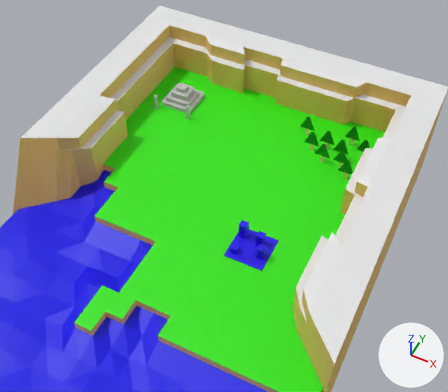
A saved change to the Blender file Sonic Battle Prototype/Models/world_area1.blend.
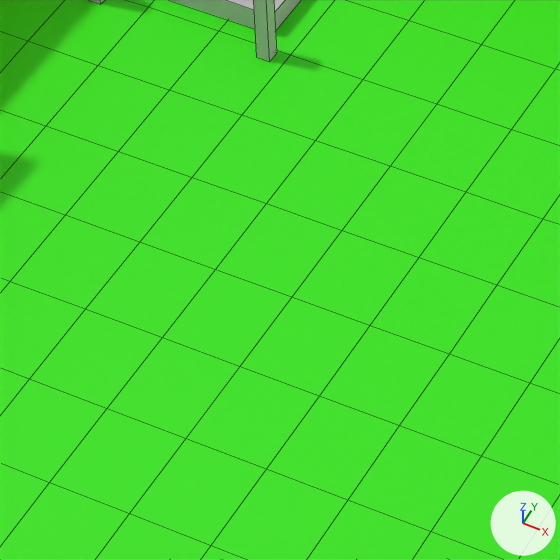
There are two pictures of each version: one from a camera (50 mm lens) standing at (15.71, -25.46, 33.45) and looking at (2.71, 0.53, 0.96), one close up on the part from 31% to 54% of the width and 28% to 54% of the height. The lights are fixed; the arrows at lower right show +X, +Y and +Z. The close-ups show mesh edges as thin lines.

In view in the first close-up: 'ground-col', 'hubs-col'.
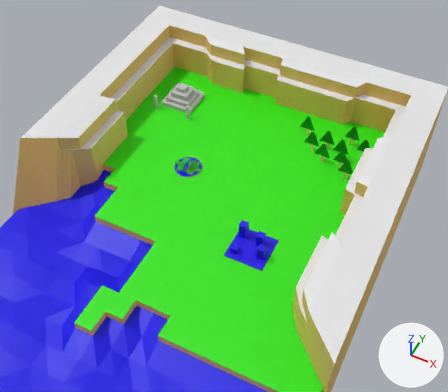
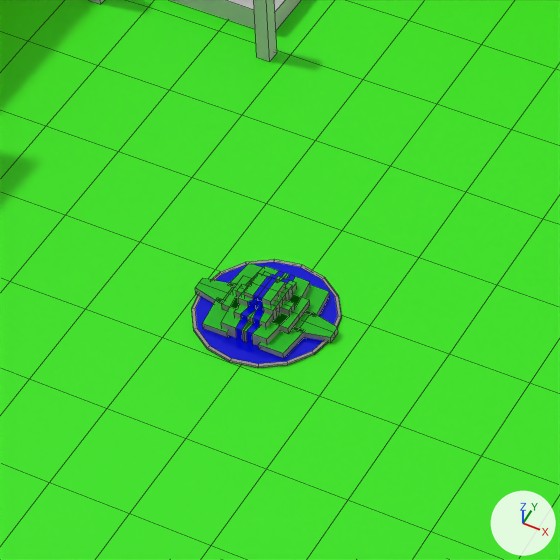
Pixel boxes [x1, y1, x2, y2] of what changed, in the close-ups (560 x 560 px):
'hubs-col', reshaped
    before: [89, 0, 301, 62]
    after: [89, 0, 341, 368]
part 1 of me_plane, added (green)
    after: [258, 327, 304, 358]
part 2 of me_plane, added (green)
    after: [203, 299, 229, 337]
part 3 of me_plane, added (green)
    after: [304, 285, 329, 317]
part 4 of me_plane, added
    after: [230, 263, 263, 288]
part 5 of me_plane, added
    after: [192, 259, 341, 368]

The change, as a list of edits to the scene's bpy script:
```text
Add mat_material_006:
    mat_material_006 = principled_material('Material.006')
    mat_material_006.base_color = (0.00298, 0.479, 0.0)  # green #0ab800
Add mat_material_010:
    mat_material_010 = principled_material('Material.010')
    mat_material_010.base_color = (0.289, 0.289, 0.289)  # grey #929292
Add mat_material_013:
    mat_material_013 = principled_material('Material.013')
    mat_material_013.base_color = (0.0, 0.00203, 0.8)  # blue #0007e7
    mat_material_013.metallic = 0.314
    mat_material_013.roughness = 0.114
Add mat_material_012:
    mat_material_012 = principled_material('Material.012')
    mat_material_012.base_color = (0.289, 0.289, 0.289)  # grey #929292
Add mat_material_011:
    mat_material_011 = principled_material('Material.011')
    mat_material_011.base_color = (0.0, 0.00203, 0.8)  # blue #0007e7
    mat_material_011.metallic = 0.314
    mat_material_011.roughness = 0.114
Change me_plane:
    used by ob_hubs_col; location = (1.99, 1.97, 1.55); rotation_euler = (0.0, 0.0, -1.571), in degrees (0, 0, -90); scale = (10.0, 10.0, 10.0)
    remove me_plane.from_pydata(...)  # 204 vertices, 141 faces; spans x -0.71..0.65, y -0.81..0.89, z 0.0..0.19
    add me_plane.from_pydata(...)  # 616 vertices, 533 faces; spans x -0.71..0.65, y -0.81..0.89, z 0.0..0.19
    me_plane part 1: the loose piece of 8 vertices spanning x 0.38..0.65, y 0.32..0.59, z 0.0 is copied, and the copy is turned 86.1 degrees about the z axis through its middle and scaled by 0.169, then moved by (-0.42, -0.66, 0.01); it spans x 0.07..0.12, y -0.23..-0.19, z 0.0..0.01
    me_plane part 2: the loose piece of 8 vertices spanning x 0.38..0.65, y 0.32..0.59, z 0.0 is copied, and the copy is multiplied about its middle by the matrix ((0.011, -0.168, 0.0), (-0.168, -0.011, 0.0), (0.0, 0.0, -0.168)), then moved by (-0.42, -0.76, 0.01); it spans x 0.07..0.12, y -0.32..-0.28, z 0.0..0.01
    me_plane part 3: the loose piece of 8 vertices spanning x 0.38..0.65, y 0.32..0.59, z 0.0 is copied, and the copy is multiplied about its middle by the matrix ((-0.011, 0.168, 0.0), (0.168, 0.011, 0.0), (0.0, 0.0, -0.168)), then moved by (-0.5, -0.66, 0.01); it spans x -0.01..0.04, y -0.23..-0.19, z 0.0..0.01
    me_plane part 4: the loose piece of 8 vertices spanning x 0.38..0.65, y 0.32..0.59, z 0.0 is copied, and the copy is turned -93.9 degrees about the z axis through its middle and scaled by 0.169, then moved by (-0.5, -0.76, 0.01); it spans x -0.01..0.04, y -0.32..-0.28, z 0.0..0.01
    me_plane part 5: 380 vertices added at x -0.04..0.16, y -0.36..-0.15, z 0.0..0.05
    add me_plane.materials.append(mat_material_006)  # green #0ab800
    add me_plane.materials.append(mat_material_010)  # grey #929292
    add me_plane.materials.append(mat_material_011)  # blue #0007e7
    add me_plane.materials.append(mat_material_012)  # grey #929292
    add me_plane.materials.append(mat_material_013)  # blue #0007e7
```
